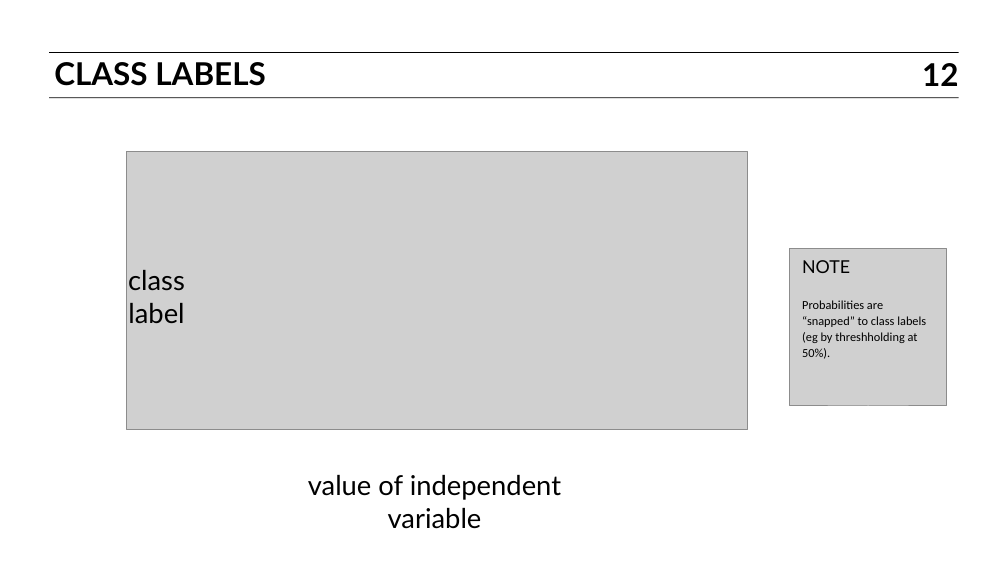
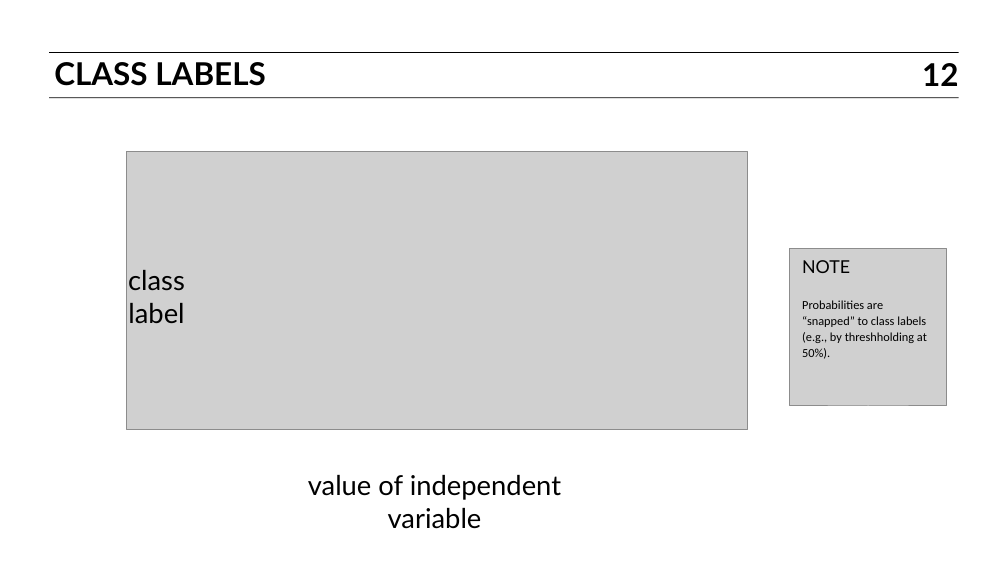
Before and after one commit to ajschumacher/gadsdc, a slide deck: slide 12 of 09-logistic/slides.pptx. Drawn at 1008x566 pixels with LibreOffice and Linux fonts; fonts in the diff are those of the drawing; grey boxes stand for pictures. Boxes give left, top, right and bottom in pixels: in the first picture for what was removed or moved away, otherwise in the second. Text is boxed around its words. In the diff, an @@ line names an element or a change of style, - is before the commit and + after.

```diff
--- a/09-logistic/slides.pptx
+++ b/09-logistic/slides.pptx
@@ text at bbox=[802, 300, 927, 359]: text changed @@
-Probabilities are “snapped” to class labels (eg by threshholding at 50%).
+Probabilities are “snapped” to class labels (e.g., by threshholding at 50%).
```
Also in this commit, not shown: 2 other slides changed.
